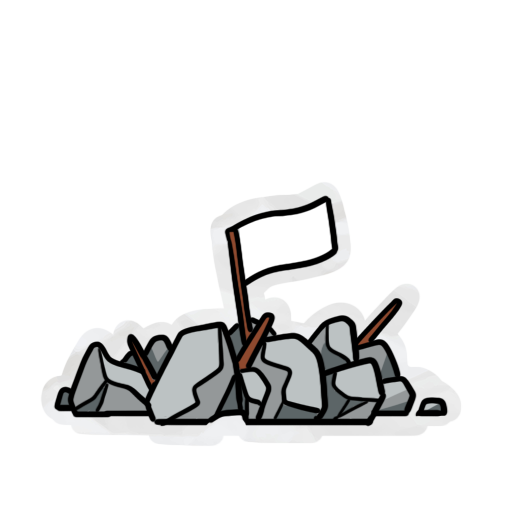
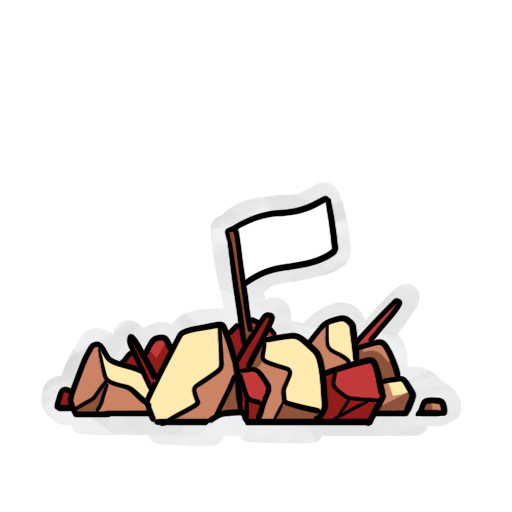
Layer changes from the first 512 × 512 image to the second:
added group "Ruines Champis" with 3 layers above "Ruines" over [60, 303, 442, 421]
added layer "Calque 15" (1st of 2, in "Ruines Champis") in group "Ruines Champis" over [60, 303, 442, 421]
added layer "Calque 16" (1st of 2, in "Ruines Champis") in group "Ruines Champis" over [60, 303, 442, 421]
added layer "2259 copie 3" (1st of 2, in "Ruines Champis") in group "Ruines Champis" over [60, 303, 442, 421]
hid group "Ruines" (3 layers) over [60, 303, 442, 421]
